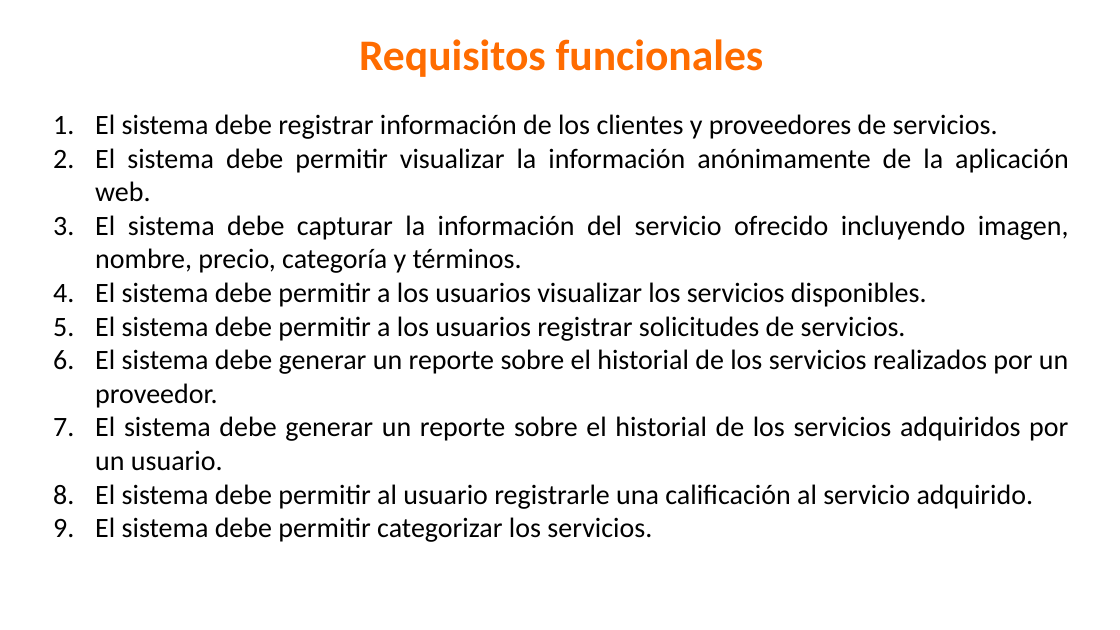
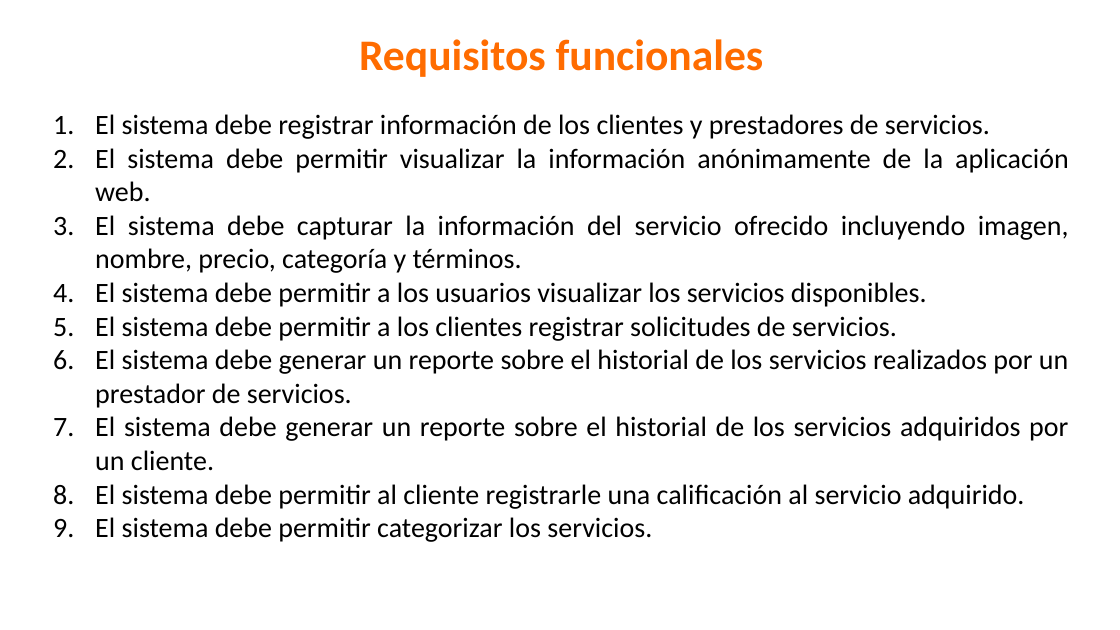
Before and after one commit to yeseniaquejada/SERVICE_MARKET, a slide deck: slide 10 of PROYECTO FORMATIVO.pptx. Drawn at 1120x630 pixels with LibreOffice and Linux fonts; fonts in the diff are those of the drawing; background and template pictures are left out. Boxes give left, top, right and bottom in pixels: in the first picture for what was removed or moved away, otherwise in the second. Text is boxed around its words. In the diff, an @@ line names an element or a change of style, - is before the commit and + after.

Commit message:
Actualización información

```diff
--- a/PROYECTO FORMATIVO.pptx
+++ b/PROYECTO FORMATIVO.pptx
@@ text at box(95, 114, 990, 139): text changed @@
-1. El sistema debe registrar información de los clientes y proveedores de servicios.
+1. El sistema debe registrar información de los clientes y prestadores de servicios.
@@ text at box(95, 316, 1068, 509): text changed @@
-5. El sistema debe permitir a los usuarios registrar solicitudes de servicios.
-6. El sistema debe generar un reporte sobre el historial de los servicios realizados por un proveedor.
-7. El sistema debe generar un reporte sobre el historial de los servicios adquiridos por un usuario.
-8. El sistema debe permitir al usuario registrarle una calificación al servicio adquirido.
+5. El sistema debe permitir a los clientes registrar solicitudes de servicios.
+6. El sistema debe generar un reporte sobre el historial de los servicios realizados por un prestador de servicios.
+7. El sistema debe generar un reporte sobre el historial de los servicios adquiridos por un cliente.
+8. El sistema debe permitir al cliente registrarle una calificación al servicio adquirido.
```
Also in this commit, not shown: 9 other slides changed, 41 other files.
